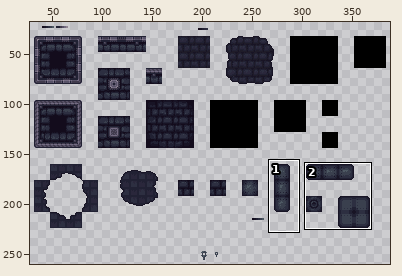
A sprite sheet gets an edit: Assets/Art/World/Tilemaps/Aquaduct/Aquaduct Tileset 1.png. Above, an overview of the earlier version with the close-up marked.
Close-up. Old version:
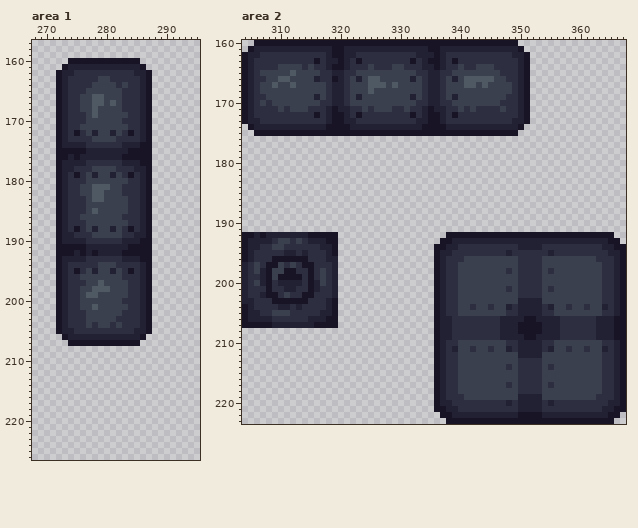
The file is 480x270 pixels. Colours within 5 levels of each other are drawn and written as one. Shown: area 1: x 268..295, y 157..226; area 2: x 304..367, y 160..223. The wide view leaves out empty margins. The commit also changed other parts of the picture, which this record leaves out.
The result:
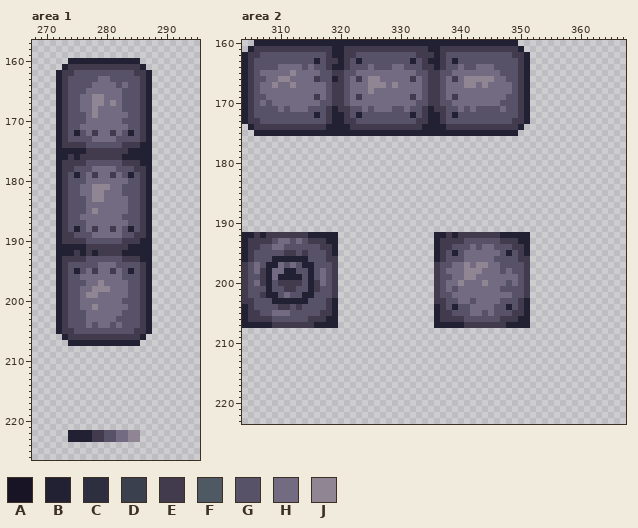
Palette (. is transparent): A #181425  B #212133  C #2d2f41  D #3a404e  E #413b4d  F #4e5963  G #575267  H #736b82  J #908593
Change:
Changed rows in their new state; - is an unchanged pixel.
Area 1:
first column x 272:
160 --BBBBBBBBBBBB--
161 -BEEEEEEEEEEEEB-
162 BEEGGGGGGGGGGEEB
163 BEGGGGGHHGGGGGEB
164 BEGGGGHHHHGHGGEB
165 BEGGGHHHHHHGGGEB
166 BEGGHHJJHHHGGGEB
167 BEGGHHJJHJHGGGEB
168 BEGGHHJHHHHGGGEB
169 BEGGGHJHHHHHGGEB
170 BEGGGHHHHHHGGGEB
171 BEGGHHHHHHHHGGEB
172 BEGBGHEHHEHGBGEB
173 BEGGGGHHHHGGGGEB
174 BEEEEGGGGGGEEEBB
175 BBBBBEEEEEEEBBBB
176 BBEBEEEEEEEBBBBB
177 BEEEEGGGGGGEEEBB
178 BEEGGGHHHHGGGEEB
179 BEGBGHEHHEHGBGEB
180 BEGGGHHHHHHHGGEB
181 BEGGHHJJJHHGGGEB
182 BEGGHHJJHHHGGGEB
183 BEGGGHJJHHHHGGEB
184 BEGGGHHHHHHHGGEB
185 BEGGGHJHHHHHGGEB
186 BEGGHHHHHHHGGGEB
187 BEGGGHHHHHHHGGEB
188 BEGBGHEHHEHGBGEB
189 BEEGGGHHHHHGGEEB
190 BEEEEGGGGGGEEEBB
191 BBBBBEEEEEEEBBBB
192 BBBEBEBEEEEBBBBB
193 BEEEEGGGGGGEEEBB
194 BEGGGGGHHHGGGGEB
195 BEGBGHEHHEHGBGEB
196 BEGGHHHHHHHGGGEB
197 BEGGGHHJHHHHGGEB
198 BEGGHHJJJHHHGGEB
199 BEGGHJJHHHHHGGEB
200 BEGGHHHHHHHGGGEB
201 BEGGHHJHHHHHGGEB
202 BEGGGHHHHHHGGGEB
203 BEGGGHHHHHGGGGEB
204 BEGGGHGHHGHGGGEB
205 BEEGGGGGGGGGGEEB
206 -BEEEEEEEEEEEEB-
207 --BBBBBBBBBBBB--
first column x 274:
222 BBBBEEGGHHJJ
223 BBBBEEGGHHJJ
Area 2:
first column x 304:
160 --BBBBBBBBBBBBBBBBBBBBBBBBBBBBBBBBBBBBBBBBBBBB--
161 -BEEEEEEEEEEEEEBBEEEEEEEEEEEEEEBBEEEEEEEEEEEEEB-
162 BEEGGGGGGGGGGGEBBEEGGGGGGGGGGEEEBEGGGGGGGGGGGEEB
163 BEGGGGGGGGGGBGEEBEGBGGGGGGGGBGEBBEGBGGGGGGGGGGEB
164 BEGGGGHHHHGHGGEBBEGGGHGGGHHGGGEEBEGGHGGHHHGGGGEB
165 BEGHHHHHJHHHHGGEEGGHHHHHHHHHHGGEEGGHHHHHHHHGGGEB
166 BEGGHHJJHHHHEGGBEGHEHJJHHHHHEHGEEGHEHJJJJJHHGGEB
167 BEGHHJHHJHHHHHGEEGHHHJJJHJHHHHGEEGHHHJJHJHHHHGEB
168 BEGHHHHHHHHHHHGEEGHHHJHHHHHHHHGEEGHHHHHHHHHHHGEB
169 BEGGHHHHHHHHEHGEEGHEHHHHHHHHEHGEEGHEHHHHHHHHGGEB
170 BEGHGHHHHHHHHGGEEGHHHHHHHHHHHGGEEGGHHHHHHHHGGGEB
171 BEGGGGHGHHHGGGEBEEGGHGHHHGGHGGEBEEGGHGHGGGGHGGEB
172 BEGGGGGGGGGGBGEBBEGBGGGGGGGGBGEBBEGBGGGGGGGGGGEB
173 BEEGGGGGGGGGGGEBBEEGGGGGGGGGGEEBBEGGGGGGGGGGGEEB
174 -BEEEEEEEEEEEEBBBBEEEEEEEEEEEEBBBBEEEEEEEEEEEEB-
175 --BBBBBBBBBBBBBBBBBBBBBBBBBBBBBBBBBBBBBBBBBBBB--
first column x 304:
192 BBEBEEEEEEEBBBBB----------------BBEBEEEEEEEBBBBB..............--
193 BEEEEGHHGHGEEEBB----------------BEEEEGGGGGGEEE--...............-
194 BEEGGHHGGGGGGEEB----------------BEEGGGHGHHGGGEE-................
195 BEGGGGGEEGEGGGEB----------------BEGBGHHHHHHG-GEB................
196 BEGGGBBBBBBGGGEE----------------BEGGGHHHHHGGGGEE................
197 EGHGBBHGHGBBGGGE----------------EGGHHJHJJHHGGGGE................
198 EGHEBHHBBGGBGHGE----------------EGHHHJJJHHHGHGGE................
199 EGGEBHBBBBGBGHGE----------------EGGHHJJHHHHHHHGE................
200 EGHEBGEEEEGBEHGE----------------EGHHJHHHJHHHGHGE................
201 EGGGBGGEEGGBEGGE----------------EGHGHHHHHHHGGGGE................
202 EGGEBBGHGGBBGGGE----------------EGGHHHHHHHHHHGGE................
203 EEGGGBBBBBBGGGEB----------------EEGGHHGHHHHGGGE-................
204 BEGGGGEEGEGGGGEB----------------BEGBGGHHHHGG-GE-................
205 BEEGGHHHGGGGGEEB----------------BEEGGGHHGHGGGEE-................
206 BEEEEGGGGGGEEEBB----------------BEEEEGGGGGGEEE-B................
207 BBBBBEEEEEEEBBBB----------------B--BBEEEEEEE--BB................
208 --------------------------------................................
209 --------------------------------................................
210 --------------------------------................................
211 --------------------------------................................
212 --------------------------------................................
213 --------------------------------................................
214 --------------------------------................................
215 --------------------------------................................
216 --------------------------------................................
217 --------------------------------................................
218 --------------------------------................................
219 --------------------------------................................
220 --------------------------------................................
221 --------------------------------................................
222 ---------------------------------..............................-
223 ----------------------------------............................--
